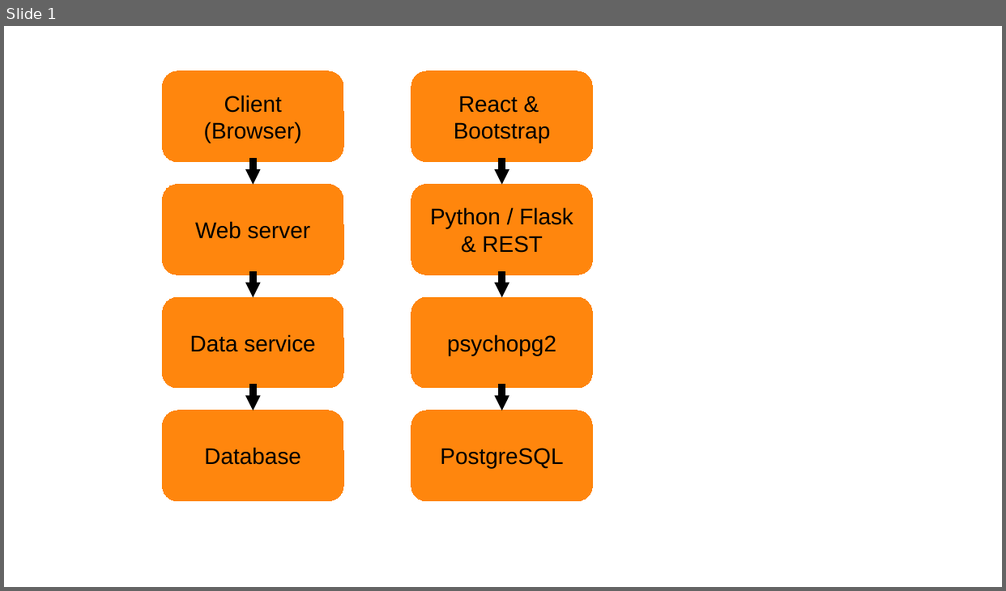
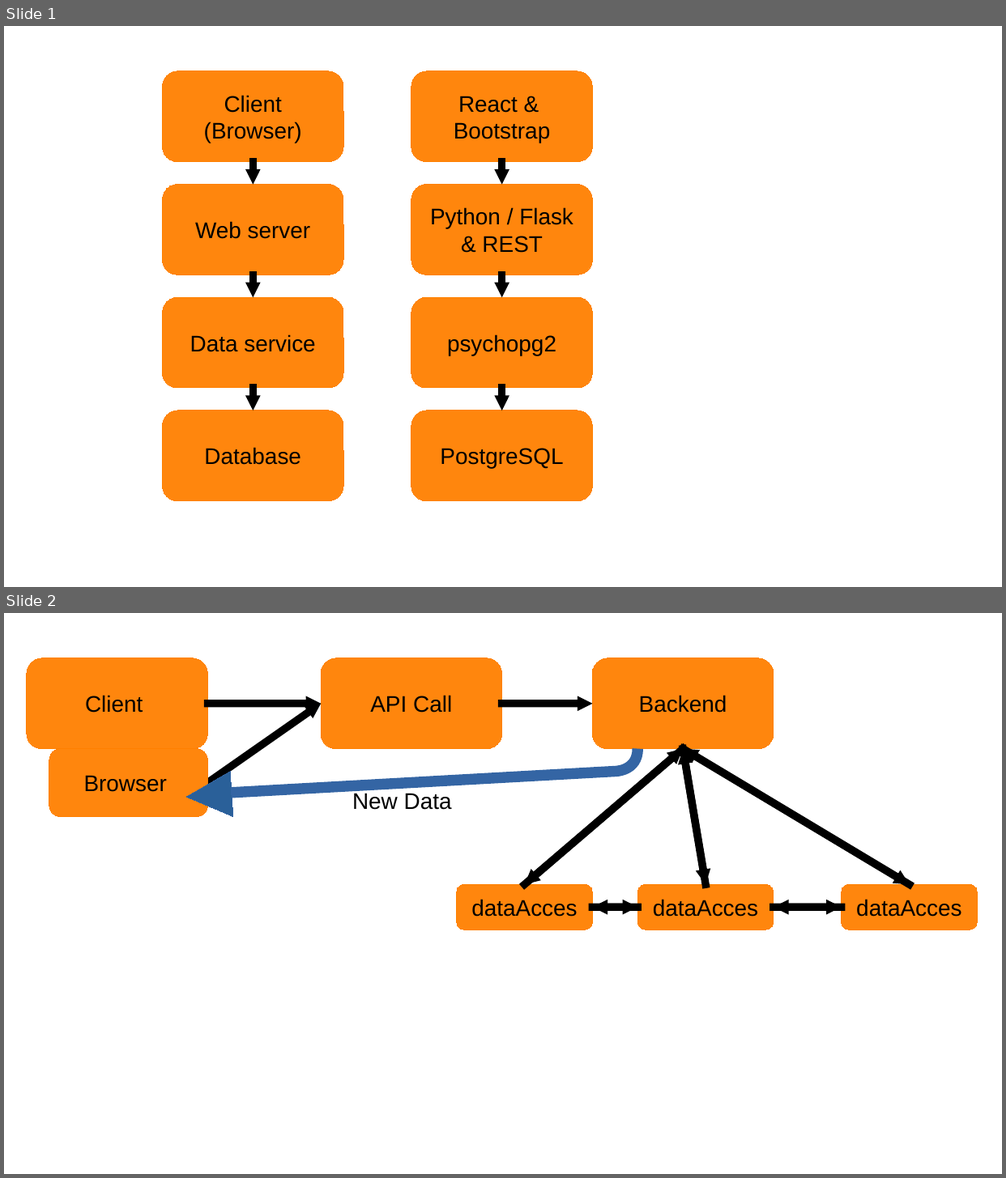
Before and after one commit to JeCheeseSmith/Clash-of-ppdb-s, a slide deck: documentation/#include/tools.odp. Shown one above the other, each under a label of ours: slide 1 before the commit, slides 1 and 2 after it. The pictures are 1006x591 and 1006x1178 pixels, drawn with LibreOffice and Linux fonts; fonts in the diff are those of the drawing. Boxes give left, top, right and bottom in pixels: in the first picture for what was removed or moved away, otherwise in the second. Text is boxed around its words. In the diff, an @@ line names an element or a change of style, - is before the commit and + after.

Commit message:
cleaned up + started writing out backend documentation

```diff
--- a/documentation/#include/tools.odp
+++ b/documentation/#include/tools.odp
@@ slide 2 added at box(4, 613, 1002, 1174), background #FFFFFF @@
@@ rounded rectangle added at box(27, 658, 208, 749), fill #FF860D, outline #FF8000 0 pt, 18 pt, text #000000 @@
+Client
@@ rounded rectangle added at box(321, 658, 502, 749), fill #FF860D, outline #FF8000 0 pt, 18 pt, text #000000 @@
+API Call
@@ rounded rectangle added at box(593, 658, 774, 749), fill #FF860D, outline #FF8000 0 pt, 18 pt, text #000000 @@
+Backend
@@ arrow added from (208, 783) to (321, 704), #000000 6.01 pt @@
@@ arrow added from (208, 704) to (321, 704), #000000 6.01 pt @@
@@ arrow added from (502, 704) to (593, 704), #000000 6.01 pt @@
@@ rounded rectangle added at box(49, 749, 208, 817), fill #FF860D, outline #FF8000 0 pt, 18 pt, text #000000 @@
+Browser
@@ freeform shape added at box(208, 749, 638, 794), outline #3465A4 8.65 pt @@
@@ arrow added from (683, 749) to (525, 884), #000000 6.01 pt @@
@@ arrow added from (525, 884) to (683, 749), #000000 6.01 pt @@
@@ arrow added from (683, 749) to (910, 884), #000000 6.01 pt @@
@@ arrow added from (683, 749) to (705, 884), #000000 6.01 pt @@
@@ arrow added from (705, 884) to (683, 749), #000000 6.01 pt @@
@@ arrow added from (910, 884) to (683, 749), #000000 6.01 pt @@
@@ triangle added at box(185, 771, 232, 819), fill #2A6099, outline #3465A4 0 pt @@
@@ text added at box(352, 793, 452, 810), 18 pt, text #000000 @@
+New Data
@@ rounded rectangle added at box(457, 884, 593, 930), fill #FF860D, outline #FF8000 0 pt, 18 pt, text #000000 @@
+dataAcces
@@ rounded rectangle added at box(638, 884, 774, 930), fill #FF860D, outline #FF8000 0 pt, 18 pt, text #000000 @@
+dataAcces
@@ rounded rectangle added at box(842, 884, 978, 930), fill #FF860D, outline #FF8000 0 pt, 18 pt, text #000000 @@
+dataAcces
@@ arrow added from (593, 907) to (638, 907), #000000 6.01 pt @@
@@ arrow added from (638, 907) to (593, 907), #000000 6.01 pt @@
@@ arrow added from (774, 907) to (842, 907), #000000 6.01 pt @@
@@ arrow added from (842, 907) to (774, 907), #000000 6.01 pt @@
```
Also in this commit, not shown: 18 other files.
